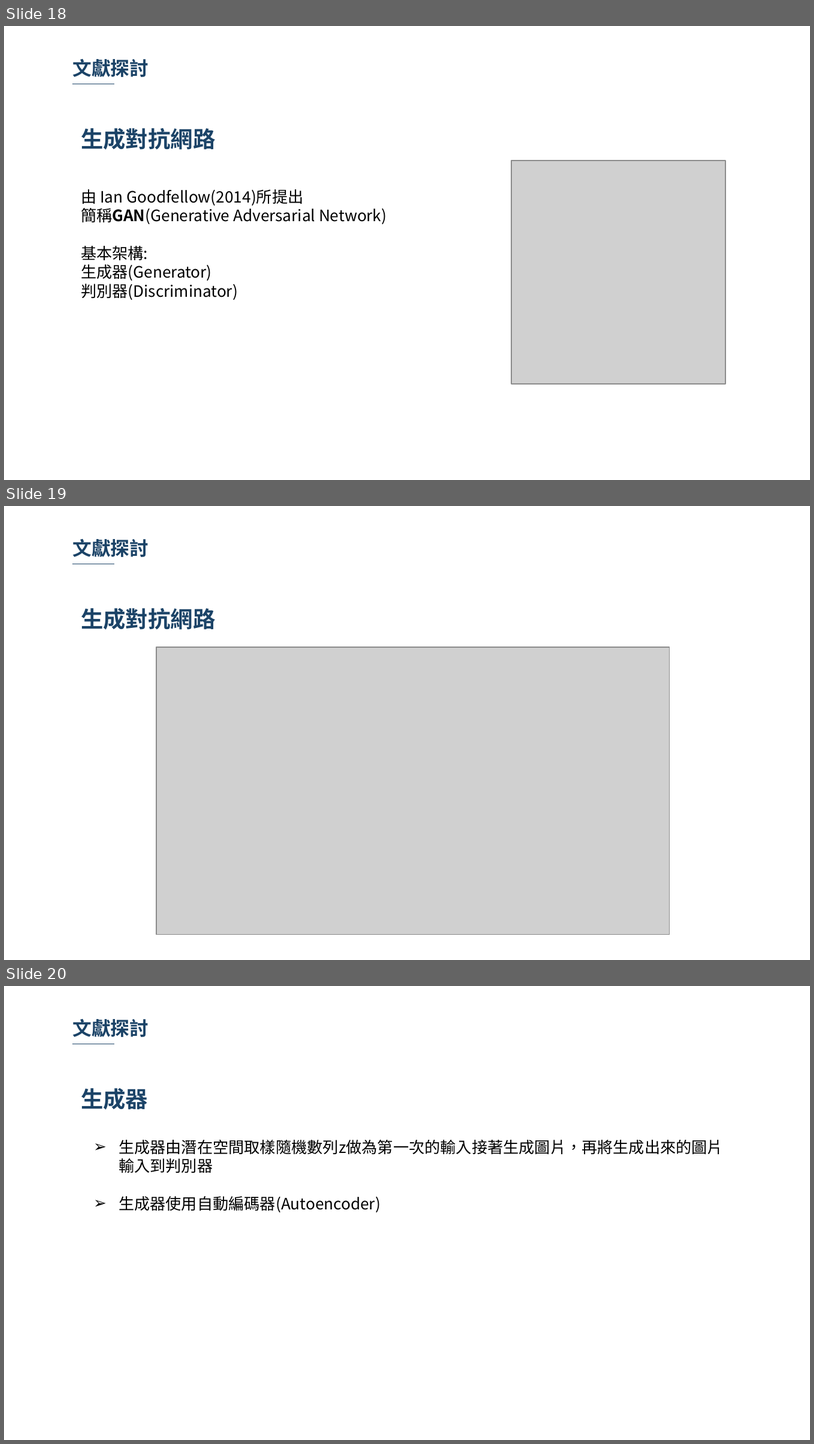
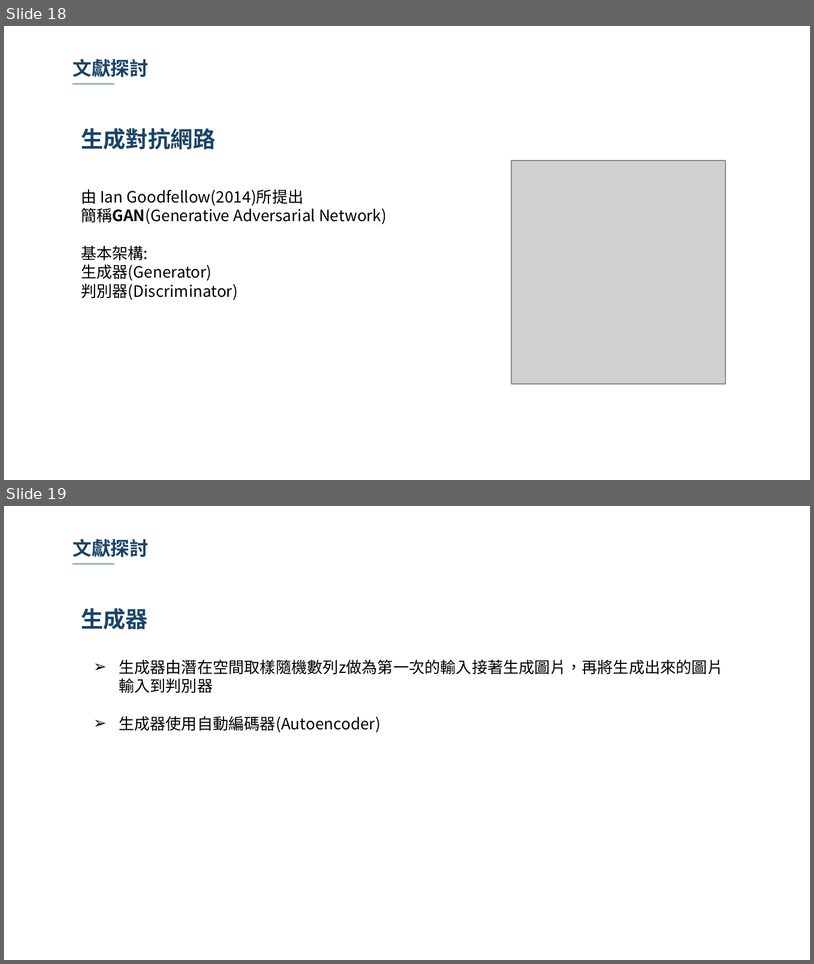
Before and after one commit to 10994015/paper, a slide deck: 論文/論文初審.pptx. Shown one above the other, each under a label of ours: slides 18, 19 and 20 before the commit, slides 18 and 19 after it. The pictures are 814x1444 and 814x964 pixels, drawn with LibreOffice and Linux fonts; fonts in the diff are those of the drawing; grey boxes stand for pictures; background and template pictures are left out. Boxes give left, top, right and bottom in pixels: in the first picture for what was removed or moved away, otherwise in the second. Text is boxed around its words. In the diff, an @@ line names an element or a change of style, - is before the commit and + after.

```diff
--- a/論文/論文初審.pptx
+++ b/論文/論文初審.pptx
@@ slide 19 removed at bbox=[4, 506, 810, 960], background picture (left out) @@
@@ text removed at bbox=[72, 539, 149, 557] @@
-文獻探討
@@ line removed from (72, 564) to (114, 564) @@
@@ text removed at bbox=[81, 608, 215, 630] @@
-生成對抗網路
@@ picture removed at bbox=[156, 647, 670, 934] @@
@@ what was slide 20 is now slide 19 @@
```
Also in this commit, not shown: 9 slides changed.
